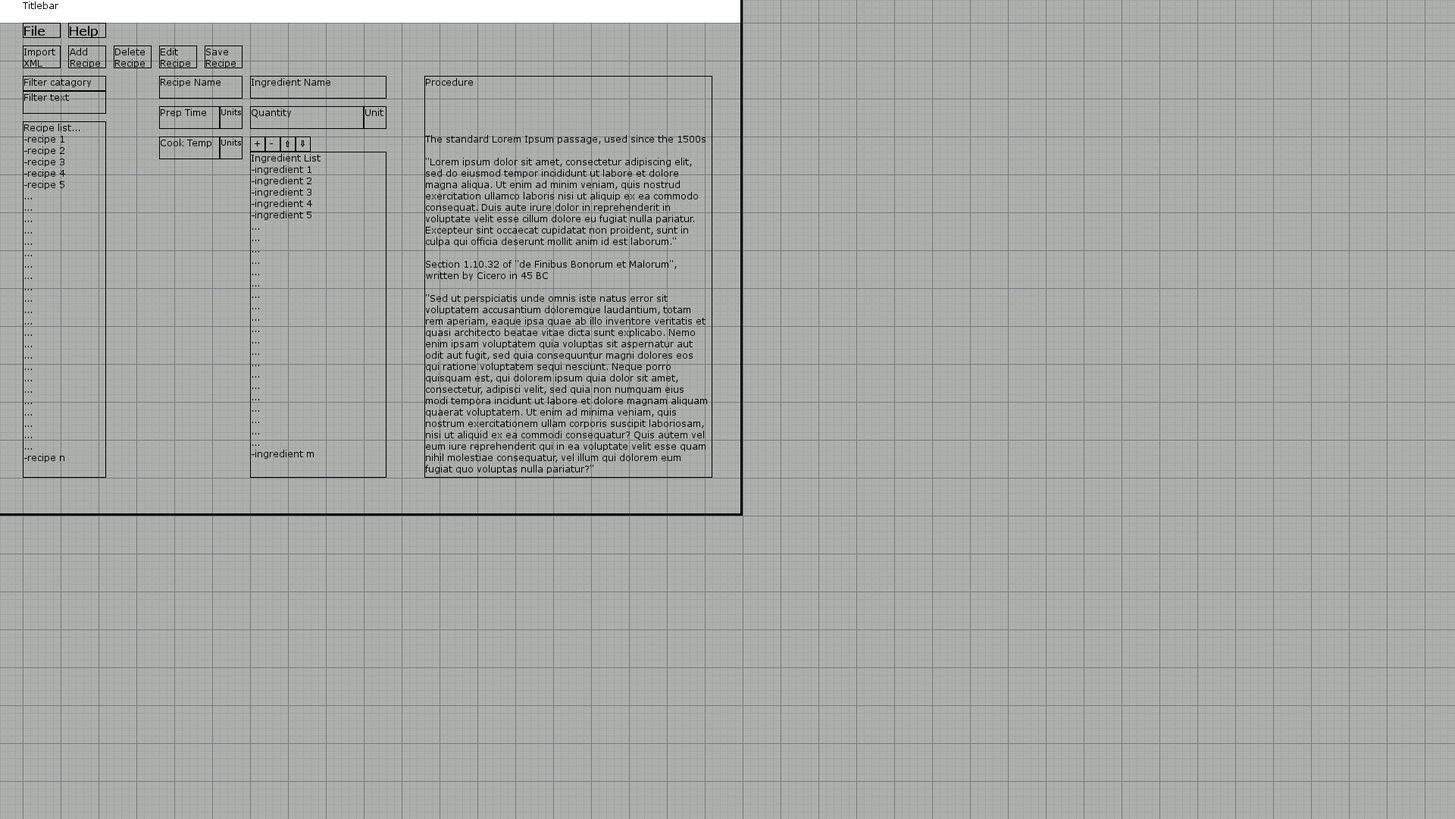
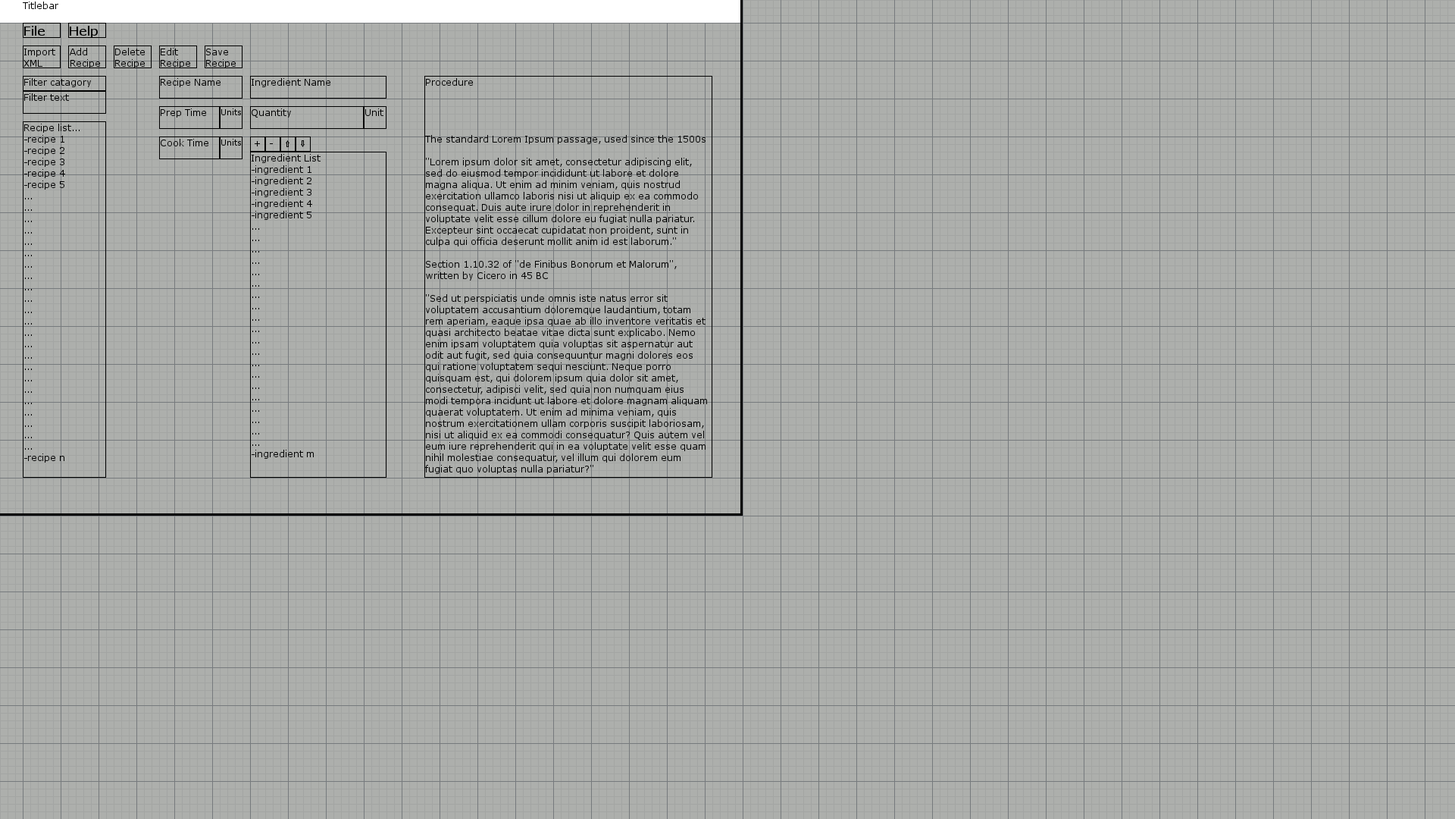
Before/after of a w=1455, h=819 layered artwork. What changed in the layer stack:
painted on "Cook Time" over [192, 138, 212, 148]
